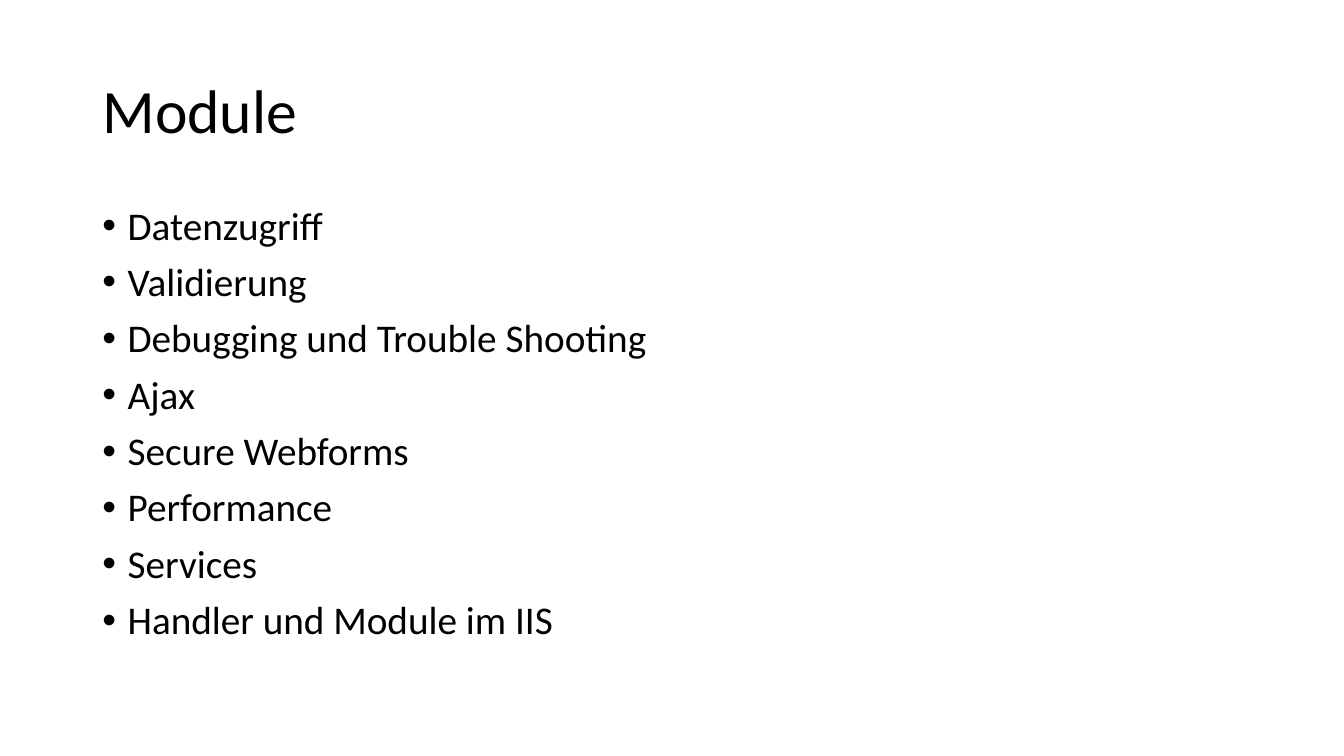
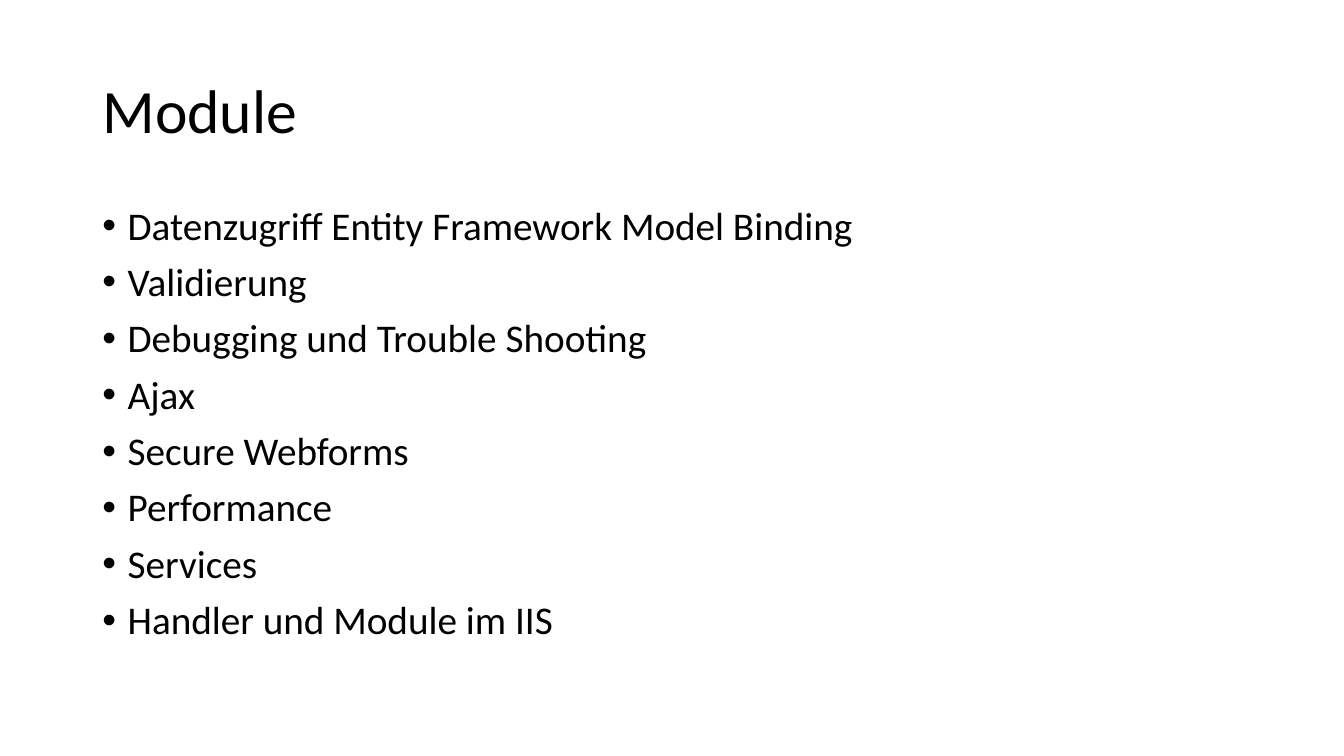
Before and after one commit to ppedvAG/WebformsKurs, a slide deck: slide 6 of 00Introduction.pptx. Drawn at 1344x756 pixels with LibreOffice and Linux fonts; fonts in the diff are those of the drawing. Boxes give left, top, right and bottom in pixels: in the first picture for what was removed or moved away, otherwise in the second. Text is boxed around its words. In the diff, an @@ line names an element or a change of style, - is before the commit and + after.

```diff
--- a/00Introduction.pptx
+++ b/00Introduction.pptx
@@ text at box(128, 212, 852, 247): text changed @@
-• Datenzugriff
+• Datenzugriff Entity Framework Model Binding
```
Also in this commit, not shown: 1 other slide changed, 34 other files.
